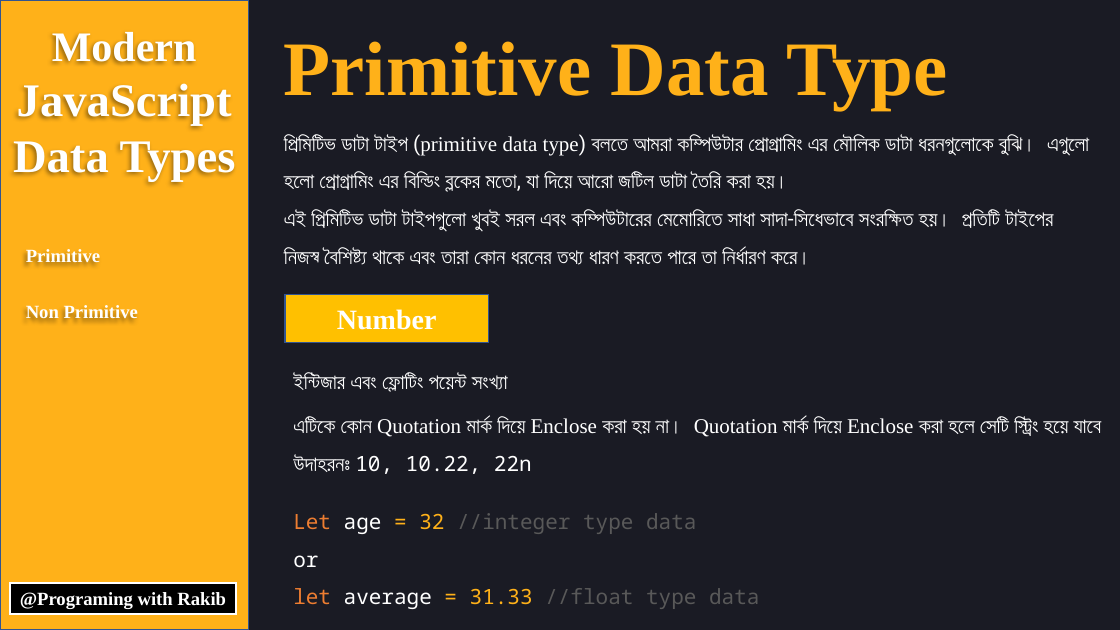
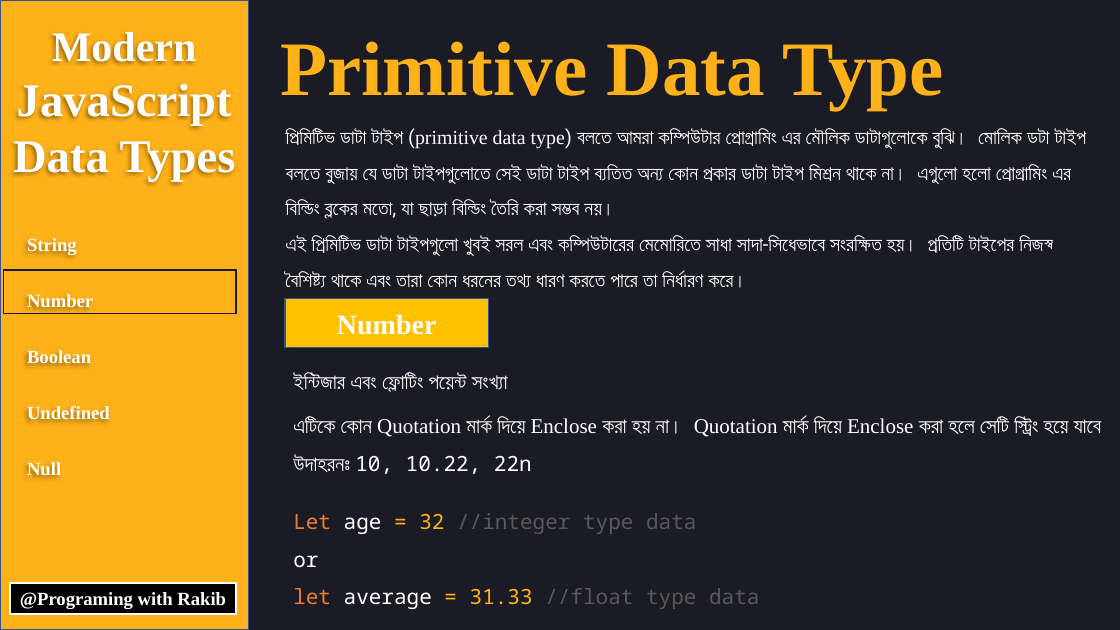
Before and after one commit to rakibmiah99/tutorial-resource, a slide deck: slide 5 of Javascript/data_types.pptx. Drawn at 1120x630 pixels with LibreOffice and Linux fonts; fonts in the diff are those of the drawing. Boxes give left, top, right and bottom in pixels: in the first picture for what was removed or moved away, otherwise in the second. Text is boxed around its words. In the diff, an @@ line names an element or a change of style, - is before the commit and + after.

Commit message:
prime number

```diff
--- a/Javascript/data_types.pptx
+++ b/Javascript/data_types.pptx
@@ text "Primitive Data Type": place and size @@
-text "Primitive Data Type" at [284, 41, 948, 110]
+text "Primitive Data Type" at [280, 41, 944, 110]
@@ text at [286, 128, 1087, 219]: text changed; size 18 to 17 pt @@
-প্রিমিটিভ ডাটা টাইপ (primitive data type) বলতে আমরা কম্পিউটার প্রোগ্রামিং এর মৌলিক ডাটা ধরনগুলোকে বুঝি। এগুলো হলো প্রোগ্রামিং এর বিল্ডিং ব্লকের মতো, যা দিয়ে আরো জটিল ডাটা তৈরি করা হয়।
+প্রিমিটিভ ডাটা টাইপ (primitive data type) বলতে আমরা কম্পিউটার প্রোগ্রামিং এর মৌলিক ডাটাগুলোকে বুঝি। মোলিক ডটা টাইপ বলতে বুজায় যে ডাটা টাইপগুলোতে সেই ডাটা টাইপ ব্যতিত অন্য কোন প্রকার ডাটা টাইপ মিশ্রন থাকে না। এগুলো হলো প্রোগ্রামিং এর বিল্ডিং ব্লকের মতো, যা ছাড়া বিল্ডিং তৈরি করা সম্ভব নয়।
@@ text added at [27, 238, 110, 475], 16 pt, text #FFFFFF, bold @@
+String
+Number
+Boolean
+Undefined
+Null
@@ text at [286, 236, 1053, 288]: size 18 to 17 pt in "এই প্রিমিটিভ ডাটা টাইপগুলো খুবই সরল এবং ..." @@
@@ text removed at [26, 249, 138, 320] @@
-Primitive
-Non Primitive
@@ rectangle added at [3, 270, 236, 313], outline #1A1B24 1 pt @@
@@ rectangle "Number": place and size @@
-rectangle "Number" at [285, 294, 488, 343]
+rectangle "Number" at [285, 299, 488, 348]
```
Also in this commit, not shown: 15 other slides changed, 5 other files.
